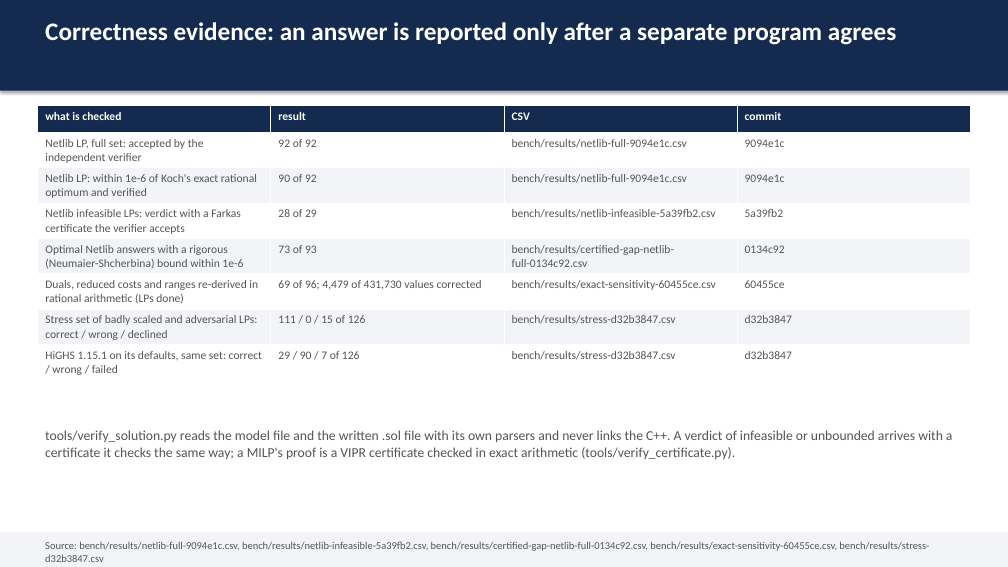
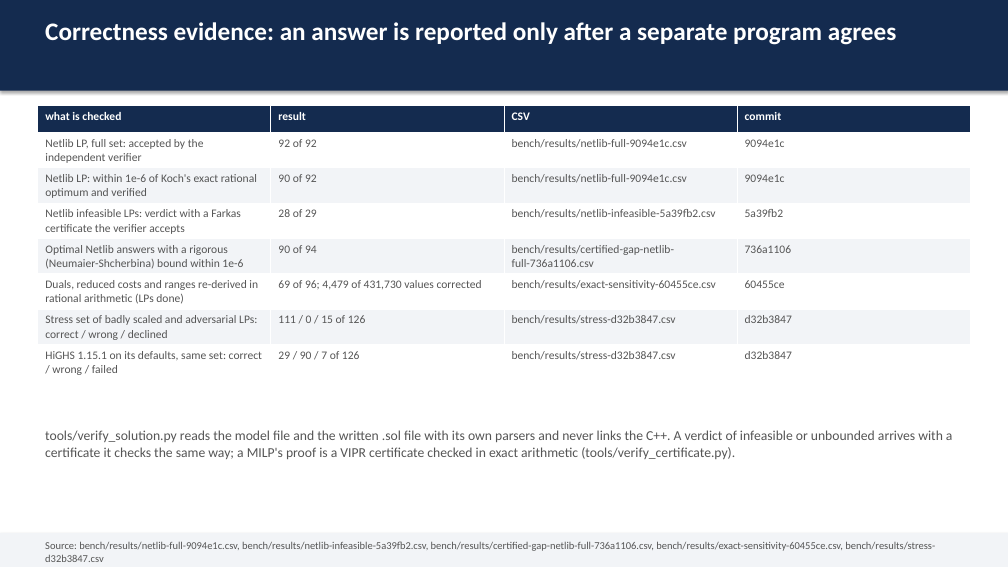
Before and after one commit to Bhumika-1432006/SANKHYA, a slide deck: slide 4 of docs/SANKHYA-deck.pptx. Drawn at 1008x567 pixels with LibreOffice and Linux fonts; fonts in the diff are those of the drawing. Boxes give left, top, right and bottom in pixels: in the first picture for what was removed or moved away, otherwise in the second. Text is boxed around its words. In the diff, an @@ line names an element or a change of style, - is before the commit and + after.

```diff
--- a/docs/SANKHYA-deck.pptx
+++ b/docs/SANKHYA-deck.pptx
@@ table at [38,106,969,379] @@
-row 5: Optimal Netlib answers with a rigorous (Neumaier-Shcherbina) bound within 1e-6 | 73 of 93 | bench/results/certified-gap-netlib-full-0134c92.csv | 0134c92
+row 5: Optimal Netlib answers with a rigorous (Neumaier-Shcherbina) bound within 1e-6 | 90 of 94 | bench/results/certified-gap-netlib-full-736a1106.csv | 736a1106
@@ text at [45,541,935,562]: text changed @@
-Source: bench/results/netlib-full-9094e1c.csv, bench/results/netlib-infeasible-5a39fb2.csv, bench/results/certified-gap-netlib-full-0134c92.csv, bench/results/exact-sensitivity-60455ce.csv, bench/results/stress-d32b3847.csv
+Source: bench/results/netlib-full-9094e1c.csv, bench/results/netlib-infeasible-5a39fb2.csv, bench/results/certified-gap-netlib-full-736a1106.csv, bench/results/exact-sensitivity-60455ce.csv, bench/results/stress-d32b3847.csv
```
Also in this commit, not shown: 1 other slide changed, 5 other files.
